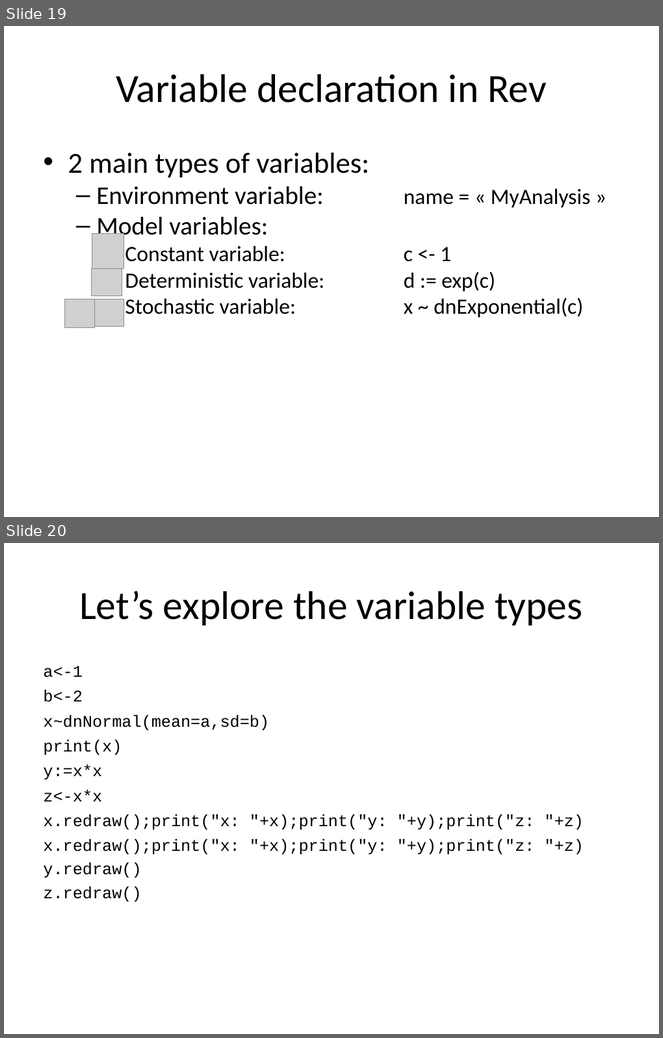
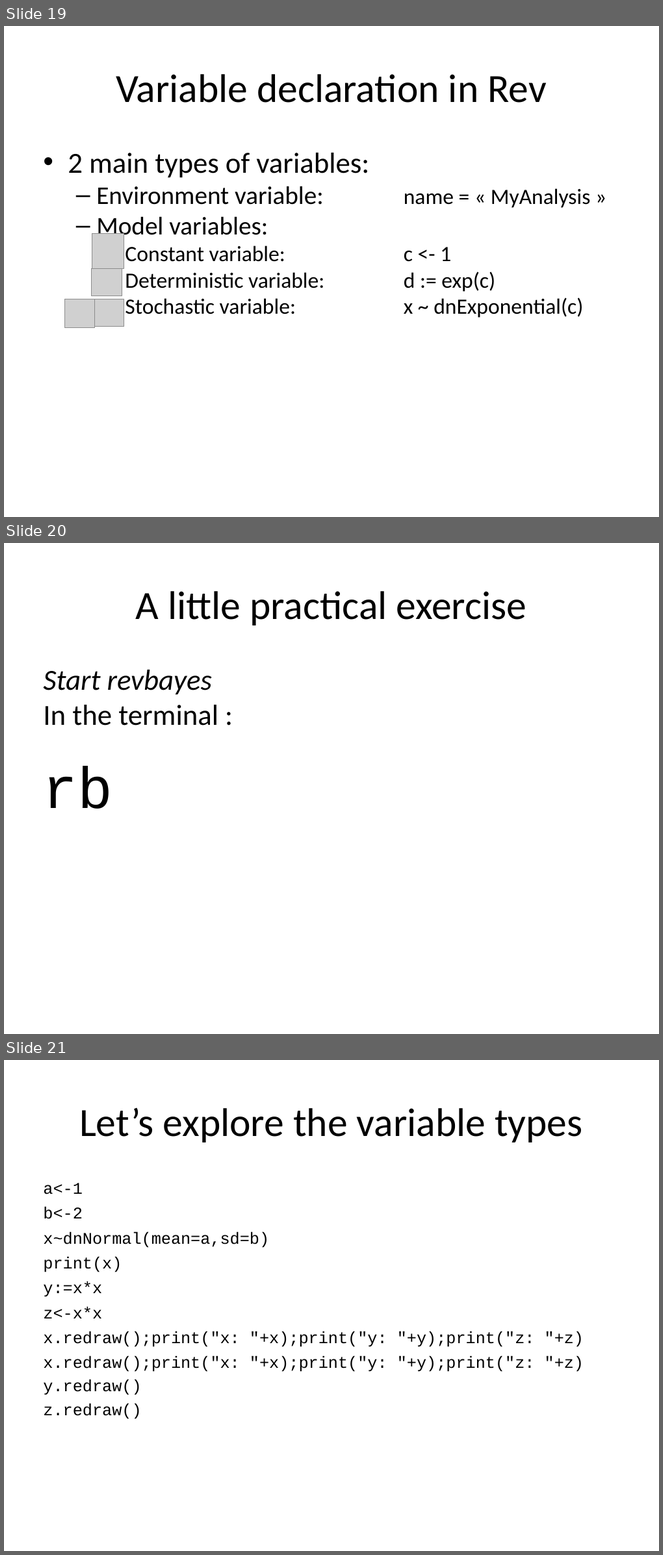
Before and after one commit to Boussau/boussau.github.io, a slide deck: COME_courses/Cambridge_2022/6_Bayesian_inference/RevBayesIntro.pptx. Shown one above the other, each under a label of ours: slides 19 and 20 before the commit, slides 19, 20 and 21 after it. The pictures are 663x1038 and 663x1555 pixels, drawn with LibreOffice and Linux fonts; fonts in the diff are those of the drawing; grey boxes stand for pictures. Boxes give left, top, right and bottom in pixels: in the first picture for what was removed or moved away, otherwise in the second. Text is boxed around its words. In the diff, an @@ line names an element or a change of style, - is before the commit and + after.

Commit message:
small improvement to the introduction to revbayes

```diff
--- a/COME_courses/Cambridge_2022/6_Bayesian_inference/RevBayesIntro.pptx
+++ b/COME_courses/Cambridge_2022/6_Bayesian_inference/RevBayesIntro.pptx
@@ slide 20 added at (x1=4, y1=543, x2=659, y2=1034), background #FFFFFF @@
@@ title added at (x1=136, y1=591, x2=527, y2=626), 44 pt, text #000000 @@
+A little practical exercise
@@ text added at (x1=43, y1=670, x2=218, y2=726), 32 pt, text #000000 @@
+Start revbayes
+In the terminal :
@@ text added at (x1=43, y1=766, x2=113, y2=809), 64 pt, text #000000 @@
+rb
@@ what was slide 20 is now slide 21 @@
```
Also in this commit, not shown: 4 slides changed, 1 other file.
